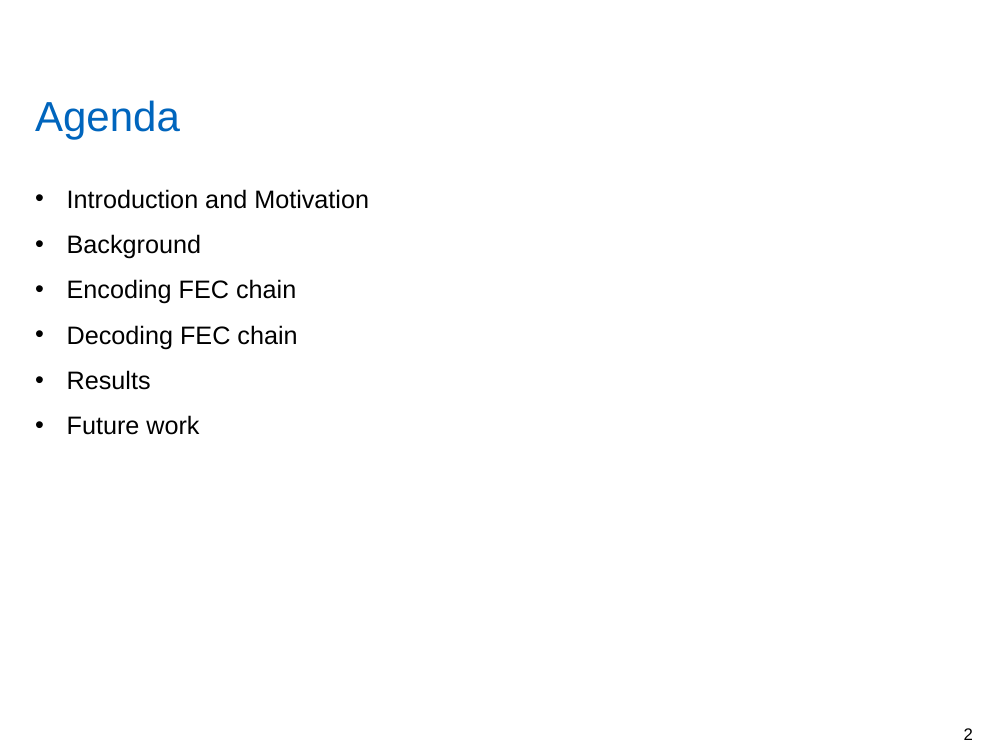
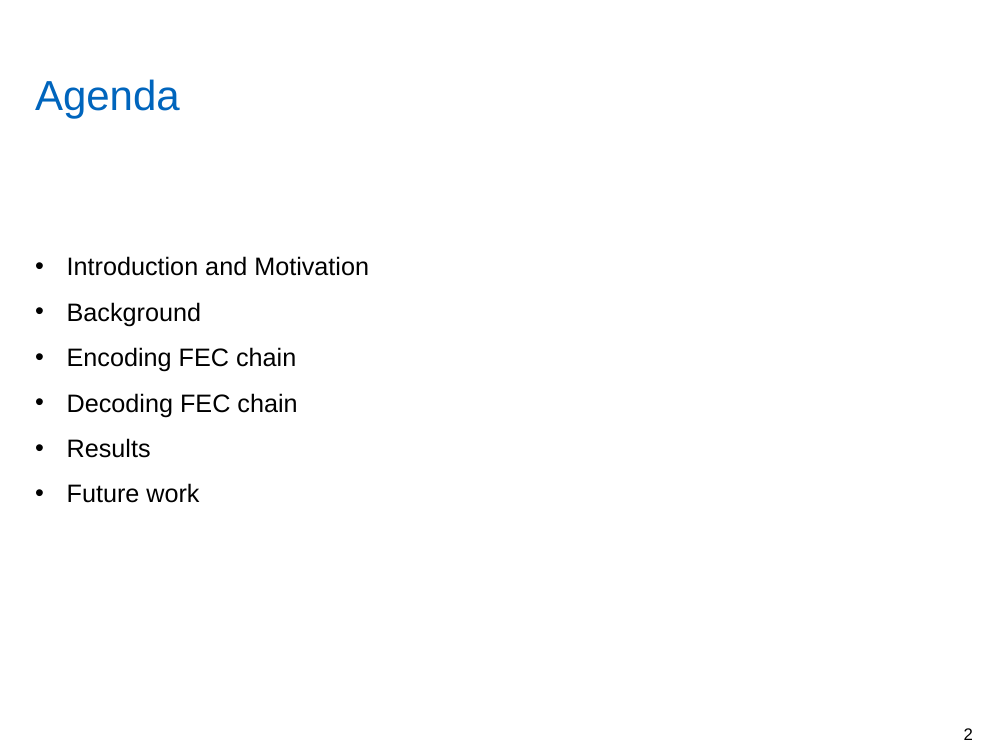
Before and after one commit to yadhu1961/thesis_5GPolorCodes, a slide deck: slide 2 of final_presentation/finalPpt.pptx. Drawn at 1008x756 pixels with LibreOffice and Linux fonts; fonts in the diff are those of the drawing; background and template pictures are left out. Boxes give left, top, right and bottom in pixels: in the first picture for what was removed or moved away, otherwise in the second. Text is boxed around its words. In the diff, an @@ line names an element or a change of style, - is before the commit and + after.

```diff
--- a/final_presentation/finalPpt.pptx
+++ b/final_presentation/finalPpt.pptx
@@ title "Agenda": place and size @@
-title "Agenda" at (35, 100, 180, 139)
+title "Agenda" at (35, 79, 180, 119)
@@ text "Introduction and Motivation": place and size @@
-text "Introduction and Motivation" at (67, 189, 369, 435)
+text "Introduction and Motivation" at (67, 256, 369, 503)
```
Also in this commit, not shown: 12 other slides changed, 17 slides added, 1 slide removed, 8 other files.
